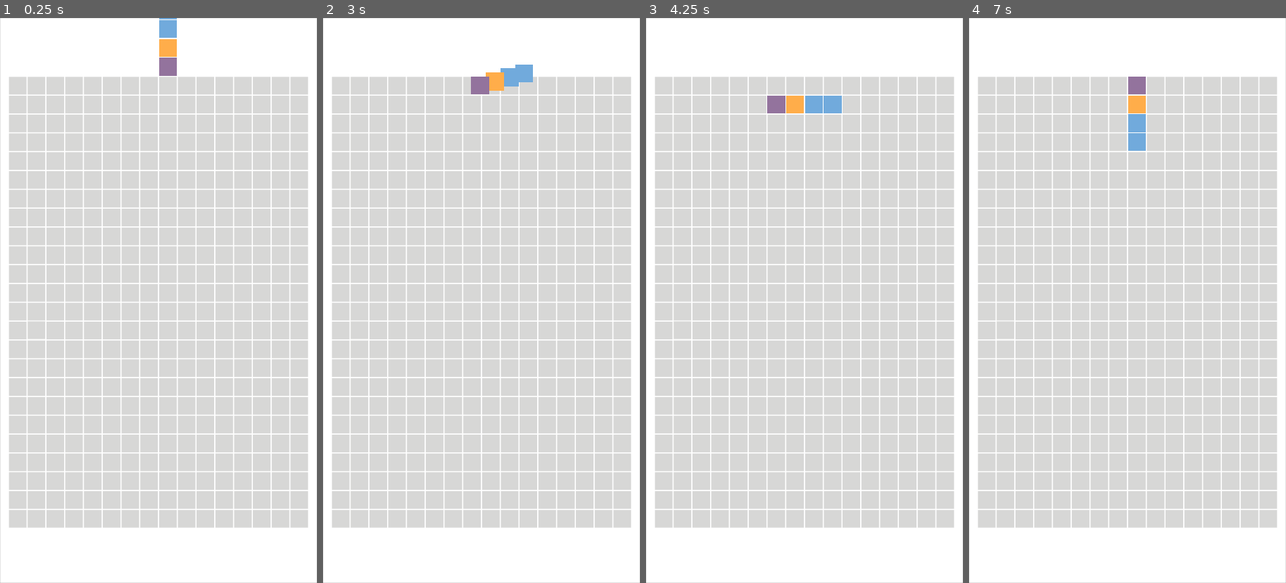
Above: before the commit, frames 1-4 (left to right).
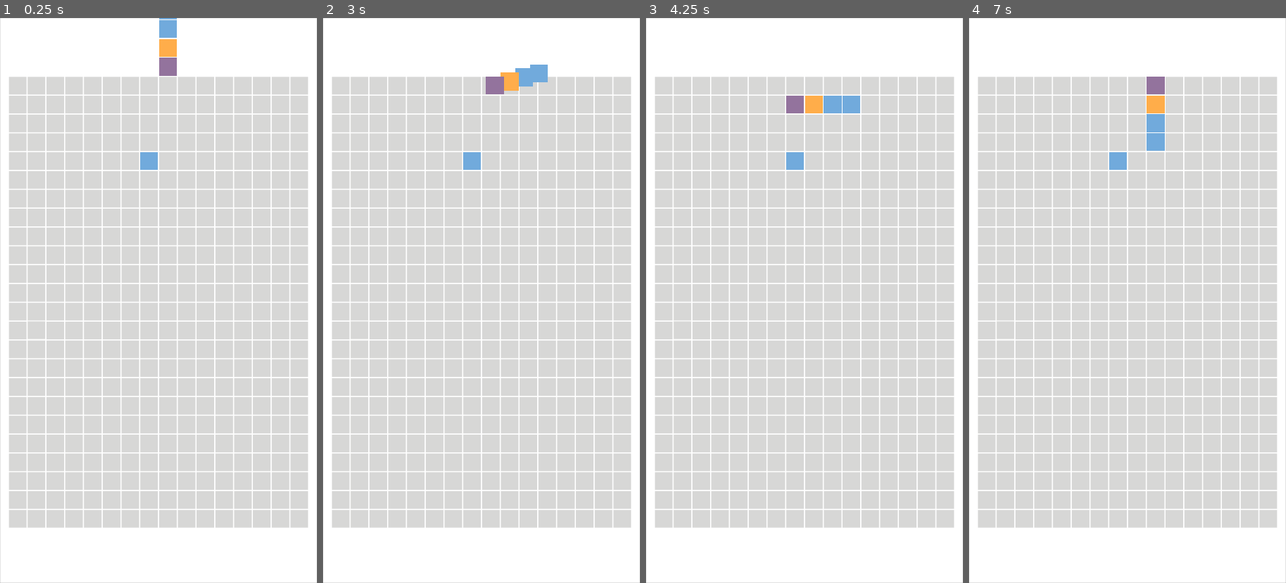
Above: after the commit, the same moments.

Repository: arabbani/tetris-game
Game: Godot game, scene res://scenes/game_window.tscn
Same seed, same stepped clock (60 frames per second), same inputs: the game is played once before the commit and once after it. The project has no main scene, so this scene is started directly.
Inputs (mouse positions are in pixels of both pictures, inside the frame that each line leads up to):
- Up to frame 1 (0.25 s): no input
- Up to frame 2 (3 s): tap Enter at 0.5, 2 s; move the mouse to (551, 272) at 0.52 s; hold Right (ui_right) 0.53-1.28 s; tap Space at 1.25, 2.75 s; move the mouse to (418, 328) at 1.27 s; hold Left (ui_left) 1.28-2.03 s; move the mouse to (513, 176) at 2.02 s; hold Right (ui_right) 2.03-2.78 s; move the mouse to (465, 413) at 2.77 s; hold Up (ui_up) from 2.78 s (still down)
- Up to frame 3 (4.25 s): move the mouse to (899, 385) at 3.52 s; release Up (ui_up) at 3.53 s; hold Left (ui_left) from 3.53 s (still down)
- Up to frame 4 (7 s): tap Enter at 4.25 s; move the mouse to (1032, 215) at 4.27 s; tap Space at 5 s; move the mouse to (1143, 300) at 5.02 s; move the mouse to (1079, 159) at 5.77 s; release Left (ui_left) at 5.78 s; hold Right (ui_right) 5.78-6.53 s; move the mouse to (1197, 272) at 6.52 s; hold Up (ui_up) from 6.53 s (still down)

The runs differ from the first frame. In frame 1, 0.2% of the frame differs, in the area x 44-50%, y 23-27%; in frame 2, 0.9%; in frame 3, 0.9%; in frame 4, 1.6%, in the area x 44-62%, y 10-27%.

Commit message:
Wall_kick implemented

Diff:
--- a/scripts/game_grid.gd
+++ b/scripts/game_grid.gd
@@ -42,9 +42,7 @@
 				[0, 0, 0]
 			]
 		],
-		"x_offset": 6,
-		"y_offset": [-2, -3, -3, -3],
-		"rotate": true
+		"x_offset": 6
 	},
 	{
 		"name": "S",
@@ -70,9 +68,7 @@
 				[0, 0, 0]
 			]
 		],
-		"x_offset": 6,
-		"y_offset": [-2, -3, -3, -3],
-		"rotate": true
+		"x_offset": 6
 	},
 	{
 		"name": "J",
@@ -98,9 +94,7 @@
 				[0, 1, 1]
 			]
 		],
-		"x_offset": 6,
-		"y_offset": [-3, -2, -3, -3],
-		"rotate": true
+		"x_offset": 6
 	},
 	{
 		"name": "T",
@@ -126,9 +120,7 @@
 				[0, 1, 0]
 			]
 		],
-		"x_offset": 6,
-		"y_offset": [-3, -3, -2, -3],
-		"rotate": true
+		"x_offset": 6
 	},
 	{
 		"name": "L",
@@ -154,9 +146,7 @@
 				[1, 1, 0]
 			]
 		],
-		"x_offset": 6,
-		"y_offset": [-3, -3, -3, -2],
-		"rotate": true
+		"x_offset": 6
 	},
 	{
 		"name": "I",
@@ -186,37 +176,56 @@
 				[0, 0, 1, 0],
 			]
 		],
-		"x_offset": 6,
-		"y_offset": [-4, -2, -4, -3],
-		"rotate": true
+		"x_offset": 6
 	},
 	{
 		"name": "O",
 		"position": [
 			[
-				[1, 1],
-				[1, 1]
-			]
-		],
-		"x_offset": 7,
-		"y_offset": [-2],
-		"rotate": false
+				[0, 0, 0, 0],
+				[0, 1, 1, 0],
+				[0, 1, 1, 0],
+				[0, 0, 0, 0]
+			],
+			[
+				[0, 0, 0, 0],
+				[0, 1, 1, 0],
+				[0, 1, 1, 0],
+				[0, 0, 0, 0]
+			],
+			[
+				[0, 0, 0, 0],
+				[0, 1, 1, 0],
+				[0, 1, 1, 0],
+				[0, 0, 0, 0]
+			],
+			[
+				[0, 0, 0, 0],
+				[0, 1, 1, 0],
+				[0, 1, 1, 0],
+				[0, 0, 0, 0]
+			]
+		],
+		"x_offset": 6
 	}
 ]
 var grid_tiles = []
 var current_tetromino = null
+enum GameStates { PLAYING, GAME_OVER }
+var game_state
 
 func blocker():
 	var tile = available_tiles[0].instance()
-	grid_tiles[7][7] = tile
+	grid_tiles[7][4] = tile
 	add_child(tile)
-	tile.position = grid_to_pixel(grid_x_start, grid_y_start, 7, 7)
+	tile.position = grid_to_pixel(grid_x_start, grid_y_start, 7, 4)
 
 func _ready():
 	randomize()
 	grid_tiles = make_grid_tiles()
+	game_state = GameStates.PLAYING
 	create_new_tetromino()
-	#blocker()
+	blocker()
 
 # create new tetromino
 func create_new_tetromino():
@@ -243,11 +252,16 @@
 
 # locks the current tetromino
 func lock_tetromino():
-	var tiles = current_tetromino.tiles.duplicate()
+	var tiles = current_tetromino.tiles
 	for column in tiles.size():
 		var column_tiles = tiles[column]
 		for row in column_tiles.size():
-			if column_tiles[row] != null:
+			if column_tiles[row] == null:
+				continue
+			elif (current_tetromino.current_y_offset() + row) < 0:
+				game_state = GameStates.GAME_OVER
+				break
+			elif column_tiles[row] != null:
 				var pixel_position = grid_to_pixel(get_x_start(current_tetromino.current_x_offset()), get_y_start(current_tetromino.current_y_offset()), column, row)
 				var grid_position = pixel_to_grid(grid_x_start, grid_y_start, pixel_position.x, pixel_position.y)
 				grid_tiles[grid_position.x][grid_position.y] = column_tiles[row]
@@ -261,7 +275,8 @@
 		get_timer().stop()
 		lock_tetromino()
 		current_tetromino = null
-		create_new_tetromino()
+		if game_state == GameStates.PLAYING:
+			create_new_tetromino()
 
 # move tetromino left
 func move_tetromino_left():
@@ -277,12 +292,23 @@
 
 # rotate tetromino
 func rotate_tetromino():
-	if current_tetromino.tetromino["rotate"]:
-		var rotated_index = current_tetromino.next_active_tetromino_index()
-		var rotated_tetromino = current_tetromino.tetromino["position"][rotated_index]
-		if move_allowed(get_x_start(current_tetromino.tetromino["x_offset"]), get_y_start(current_tetromino.tetromino["y_offset"][rotated_index]), rotated_tetromino):
-			current_tetromino.rotate(rotated_index)
-			move_tetromino()
+	var rotated_index = current_tetromino.next_active_tetromino_index()
+	var rotated_tetromino = current_tetromino.tetromino["position"][rotated_index]
+	var x_start = current_tetromino.current_x_offset()
+	var y_start = get_y_start(current_tetromino.tetromino["y_offset"][rotated_index])
+	var wall_kick = 0
+	if !move_allowed(x_start, y_start, rotated_tetromino, Vector2(0, 0)):
+		if x_start < columns / 2:
+			wall_kick = 1
+		else:
+			wall_kick = -1
+	if move_allowed(x_start, y_start, rotated_tetromino, Vector2(wall_kick * tile_size , 0)):
+		current_tetromino.rotate(rotated_index)
+		if wall_kick > 0:
+			current_tetromino.move_right()
+		elif wall_kick < 0:
+			current_tetromino.move_left()
+		move_tetromino()
 
 # move tetromino
 func move_tetromino():
@@ -296,7 +322,7 @@
 					tile.move(grid_to_pixel(get_x_start(current_tetromino.current_x_offset()), get_y_start(current_tetromino.current_y_offset()), column, row))
 
 # check whether the move is allowed
-func move_allowed(tetromino_x, tetromino_y, tetromino, offset = Vector2(0, 0)):
+func move_allowed(tetromino_x, tetromino_y, tetromino, offset):
 	for column in tetromino.size():
 		var positions = tetromino[column]
 		for row in positions.size():
@@ -376,15 +402,14 @@
 		"T": [-3, -3, -2, -3],
 		"L": [-3, -3, -3, -2],
 		"I": [-4, -2, -4, -3],
-		"O": [-2]
+		"O": [-3, -3, -3, -3]
 	}
 
 	func _init(tetromino):
 		self.tetromino = tetromino
-		if tetromino["rotate"]:
-			active_tetromino_index = floor(rand_range(0, tetromino["position"].size()))
+		tetromino["y_offset"] = tetromino_y_offset[tetromino["name"]]
+		active_tetromino_index = floor(rand_range(0, tetromino["position"].size()))
 		select_active_tetromino()
-		tetromino["y_offset"] = tetromino_y_offset[tetromino["name"]]
 
 	func select_active_tetromino():
 		active_tetromino = tetromino["position"][active_tetromino_index]
